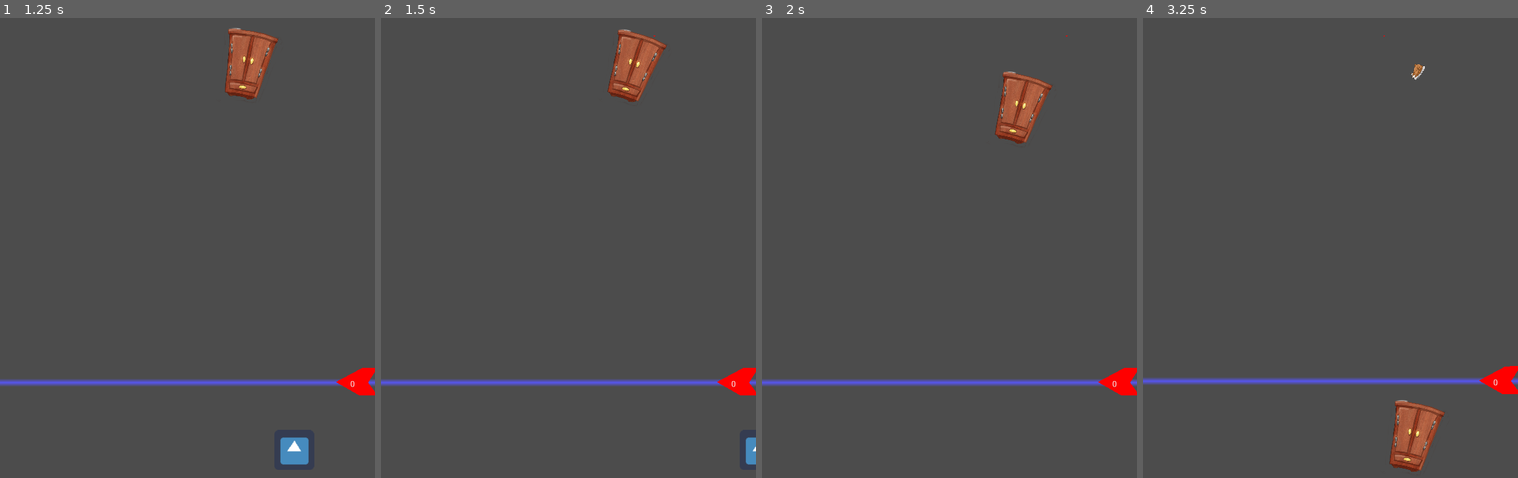
Above: before the commit, frames 1-4 (left to right).
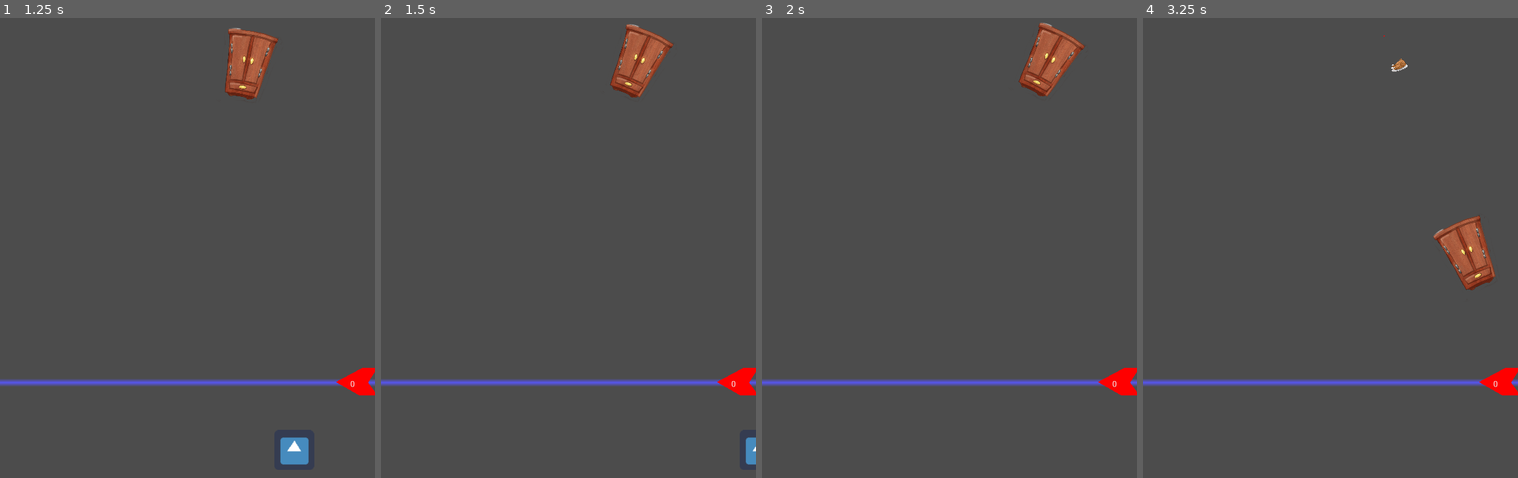
Above: after the commit, the same moments.

Repository: ludum-rlyeh/LD49-Unstable
Game: Godot game, scene res://Scenes/Levels/LevelTest.tscn
Two runs of this game, one before a commit and one after it. Both use one fixed random seed, a clock stepped at 60 frames per second and the inputs below. The engine's default icon, where the game draws it, is replaced by a stand-in: a white triangle on a blue panel in a dark square.
Inputs:
- Up to frame 1 (1.25 s): tap Enter (ui_accept) at 0.5 s; hold Right (ui_right) from 0.53 s (still down); hold Enter (ui_accept) from 0.53 s (still down)
- Up to frame 2 (1.5 s): release Right (ui_right) at 1.28 s; release Enter (ui_accept) at 1.28 s; hold Page Down (ui_page_down) from 1.28 s (still down); tap Enter (ui_accept) at 1.35 s
- Up to frame 3 (2 s): keep holding Page Down (ui_page_down); tap Enter (ui_accept) at 1.52, 1.82 s
- Up to frame 4 (3.25 s): release Page Down (ui_page_down) at 2.03 s; hold Right (ui_right) 2.03-2.78 s; hold Enter (ui_accept) 2.03-2.78 s; hold Page Up (ui_page_up) from 2.78 s (still down); tap Enter (ui_accept) at 2.85, 3.02 s

Frame 1 is identical in both runs. In frame 2, 1.1% of the frame differs, in the area x 60-78%, y 1-19%; in frame 3, 2.8%; in frame 4, 4.8%, in the area x 0-100%, y 8-99%.

Commit message:
ajout falling sound

Diff:
--- a/Scenes/Levels/LevelTest.tscn
+++ b/Scenes/Levels/LevelTest.tscn
@@ -42,3 +42,7 @@
 stream = ExtResource( 7 )
 autoplay = true
 bus = "Background"
+
+[node name="Timer" type="Timer" parent="."]
+wait_time = 2.0
+autostart = true
--- a/Scenes/Popper.tscn
+++ b/Scenes/Popper.tscn
@@ -1,9 +1,14 @@
-[gd_scene load_steps=3 format=2]
+[gd_scene load_steps=5 format=2]
 
 [ext_resource path="res://Scripts/Popper.gd" type="Script" id=1]
+[ext_resource path="res://Assets/Sounds/falling-3.wav" type="AudioStream" id=2]
 
 [sub_resource type="CircleShape2D" id=1]
 radius = 1.60734
+
+[sub_resource type="AudioStreamRandomPitch" id=2]
+audio_stream = ExtResource( 2 )
+random_pitch = 2.0
 
 [node name="Popper" type="Position2D"]
 script = ExtResource( 1 )
@@ -23,3 +28,7 @@
 
 [node name="PinJoint2D" type="PinJoint2D" parent="StaticBody2D"]
 node_a = NodePath("..")
+
+[node name="AudioStreamPlayer2D" type="AudioStreamPlayer2D" parent="."]
+stream = SubResource( 2 )
+bus = "Sfx"
--- a/Scripts/LevelTest.gd
+++ b/Scripts/LevelTest.gd
@@ -6,26 +6,12 @@
 func _ready():
 	_current_height = get_viewport_rect().size.y
 	Signals.connect("height_updated", self, "on_height_updated")
+	$Timer.connect("timeout", self, "on_timer_timeout")
 
-func _input(event):
-	if event.is_action_pressed("ui_accept"):
-		var falling_object = $Popper.pop_object_with_initial_position()
-		if falling_object != null :
-			call_deferred("_add_falling_object", falling_object[0], falling_object[1])
-
-#	if event.is_action_pressed("ui_page_up"):
-#		var new_pos = $Popper.position
-#		new_pos.y -= _current_height
-#		_current_height *= 2.0
-#		Signals.emit_signal("popper_height_changed", _current_height)
-#		$Popper.update_height(new_pos)
-#	elif event.is_action_pressed("ui_page_down"):
-#		if _current_height > get_viewport_rect().size.y :
-#			_current_height /= 2.0
-#			var new_pos = $Popper.position
-#			new_pos.y += _current_height
-#			Signals.emit_signal("popper_height_changed", _current_height)
-#			$Popper.update_height(new_pos)
+func on_timer_timeout():
+	var falling_object = $Popper.pop_object_with_initial_position()
+	if falling_object != null :
+		call_deferred("_add_falling_object", falling_object[0], falling_object[1])
 
 func _add_falling_object(falling_object : RigidBody2D, init_global_position : Vector2):
 	add_child(falling_object)
--- a/Scripts/Popper.gd
+++ b/Scripts/Popper.gd
@@ -60,6 +60,7 @@
 		_can_drop = false
 		_pin.set_node_b("")
 		$Timer.start(seconds_between_pops)
+		$AudioStreamPlayer2D.play()
 
 		var init_global_position = _next_object.global_position
 		call_deferred("remove_child", _next_object)
--- a/default_bus_layout.tres
+++ b/default_bus_layout.tres
@@ -12,5 +12,5 @@
 bus/2/solo = false
 bus/2/mute = false
 bus/2/bypass_fx = false
-bus/2/volume_db = 0.0
+bus/2/volume_db = -3.76831
 bus/2/send = "Master"
Not shown, added: Assets/Sounds/falling-3.wav
